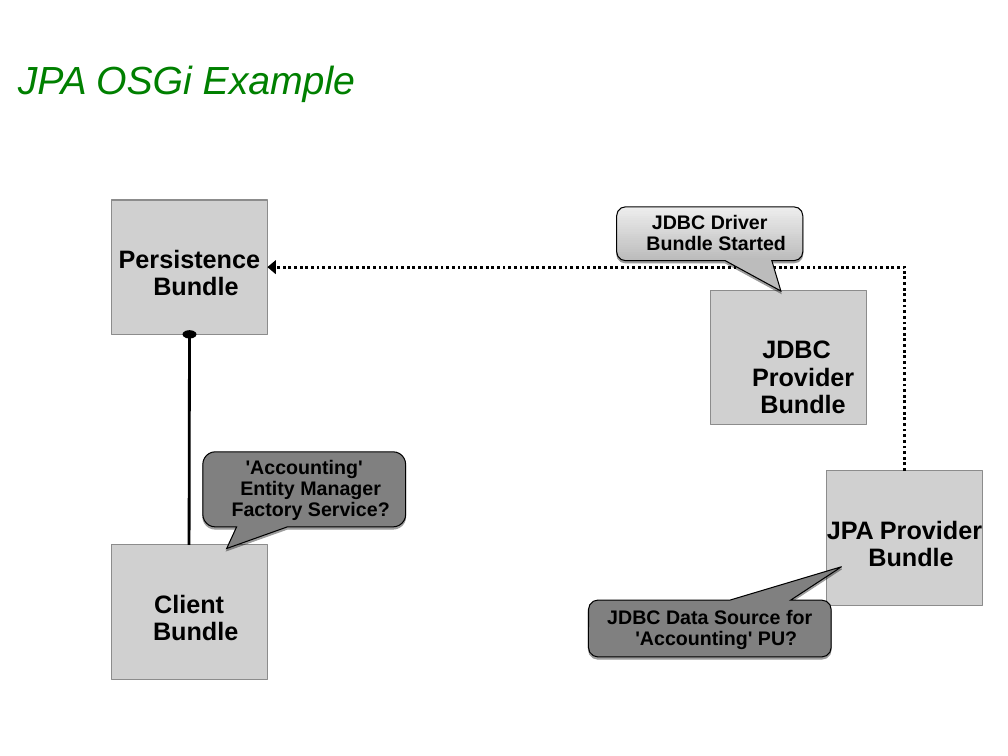
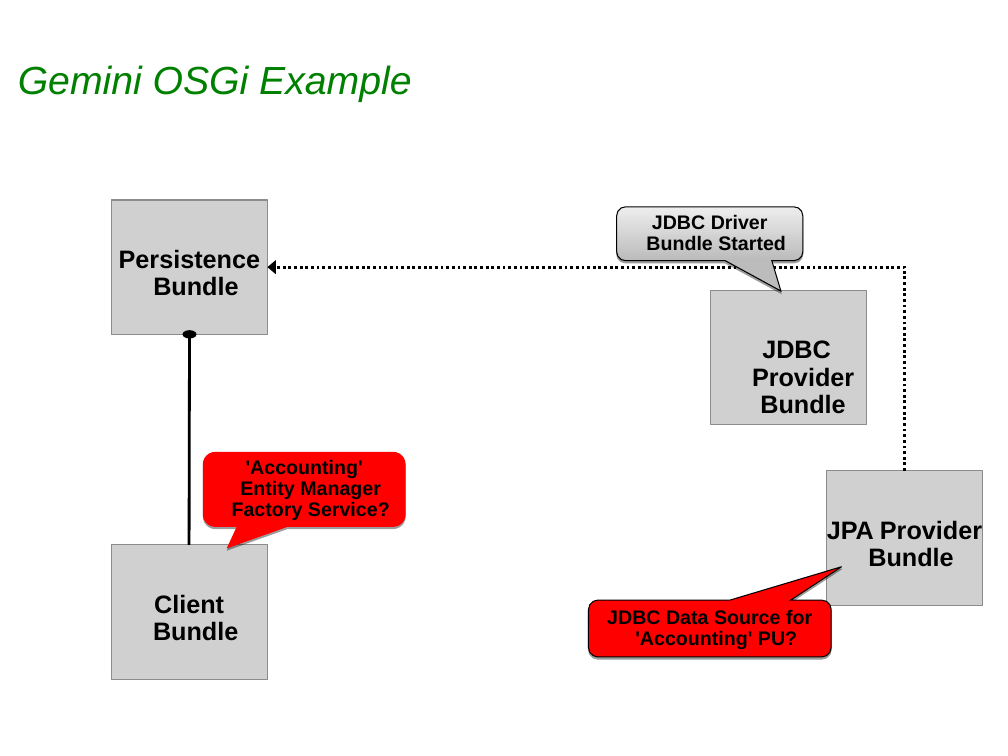
Before and after one commit to sabineheider/incubator, a slide deck: slide 13 of summit-2010/EclipseLink-OSGi.ppt (slide 16 before the commit). Drawn at 1008x756 pixels with LibreOffice and Linux fonts; fonts in the diff are those of the drawing; grey boxes stand for pictures; background and template pictures are left out. Boxes give left, top, right and bottom in pixels: in the first picture for what was removed or moved away, otherwise in the second. Text is boxed around its words. In the diff, an @@ line names an element or a change of style, - is before the commit and + after.

Commit message:
Updates to Caching and OSGi slides

```diff
--- a/summit-2010/EclipseLink-OSGi.ppt
+++ b/summit-2010/EclipseLink-OSGi.ppt
@@ title at <box>18,65,411,102</box>: text changed @@
-JPA OSGi Example
+Gemini OSGi Example
@@ rounded speech box "'Accounting' Entity Manager Factory Service?" at <box>203,452,405,526</box>: fill #808080 to #FF0000; outline #000000 0.74 pt to none @@
@@ rounded speech box "JDBC Data Source for 'Accounting' ..." at <box>589,600,832,656</box>: fill #808080 to #FF0000 @@
```
Also in this commit, not shown: 12 other slides changed, 1 other file.
